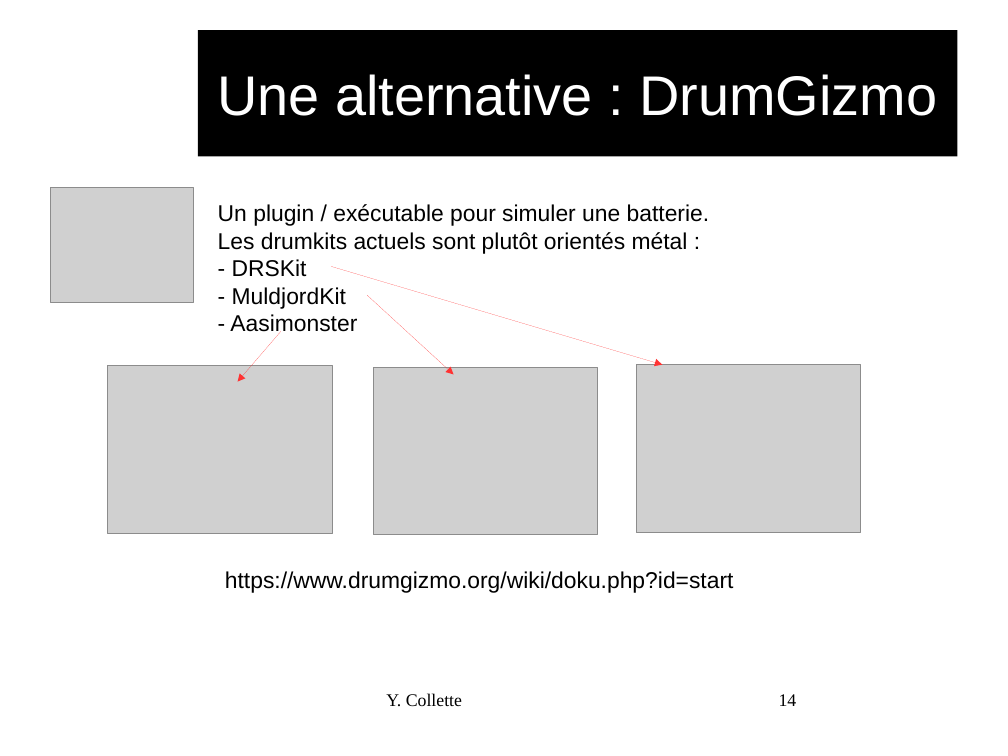
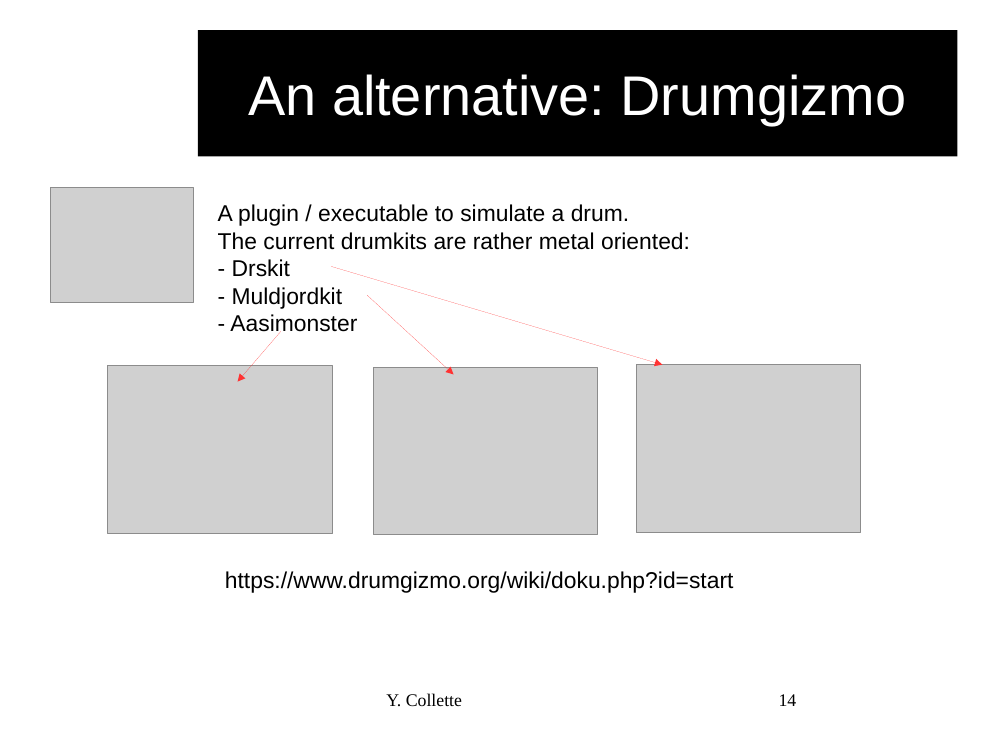
Before and after one commit to audinux/audinux.github.io, a slide deck: slide 14 of workshop/audio/Hydrogen.odp. Drawn at 1008x756 pixels with LibreOffice and Linux fonts; fonts in the diff are those of the drawing; grey boxes stand for pictures; background and template pictures are left out. Boxes give left, top, right and bottom in pixels: in the first picture for what was removed or moved away, otherwise in the second. Text is boxed around its words. In the diff, an @@ line names an element or a change of style, - is before the commit and + after.

```diff
--- a/workshop/audio/Hydrogen.odp
+++ b/workshop/audio/Hydrogen.odp
@@ title at (x1=248, y1=74, x2=907, y2=125): text changed @@
-Une alternative : DrumGizmo
+An alternative: Drumgizmo
@@ text at (x1=218, y1=204, x2=690, y2=309): text changed @@
-Un plugin / exécutable pour simuler une batterie.
-Les drumkits actuels sont plutôt orientés métal :
-- DRSKit
-- MuldjordKit
+A plugin / executable to simulate a drum.
+The current drumkits are rather metal oriented:
+- Drskit
+- Muldjordkit
```
Also in this commit, not shown: 20 other slides changed, 1 slide added, 1 slide removed, 4 other files.
